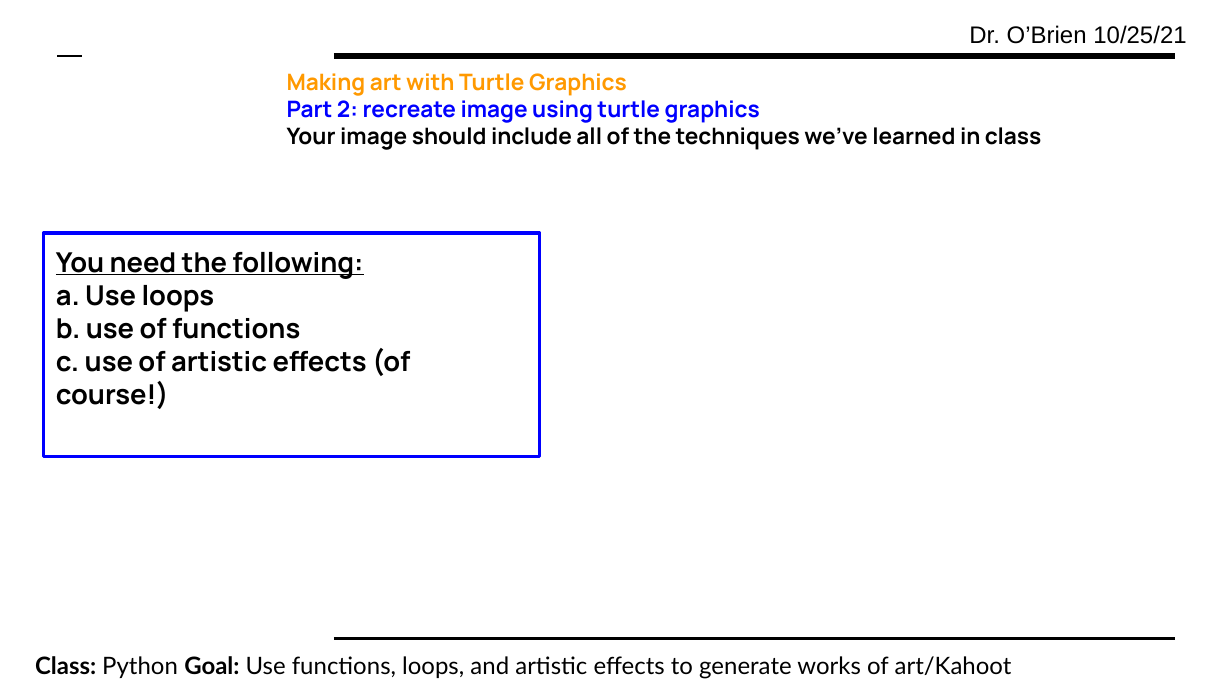
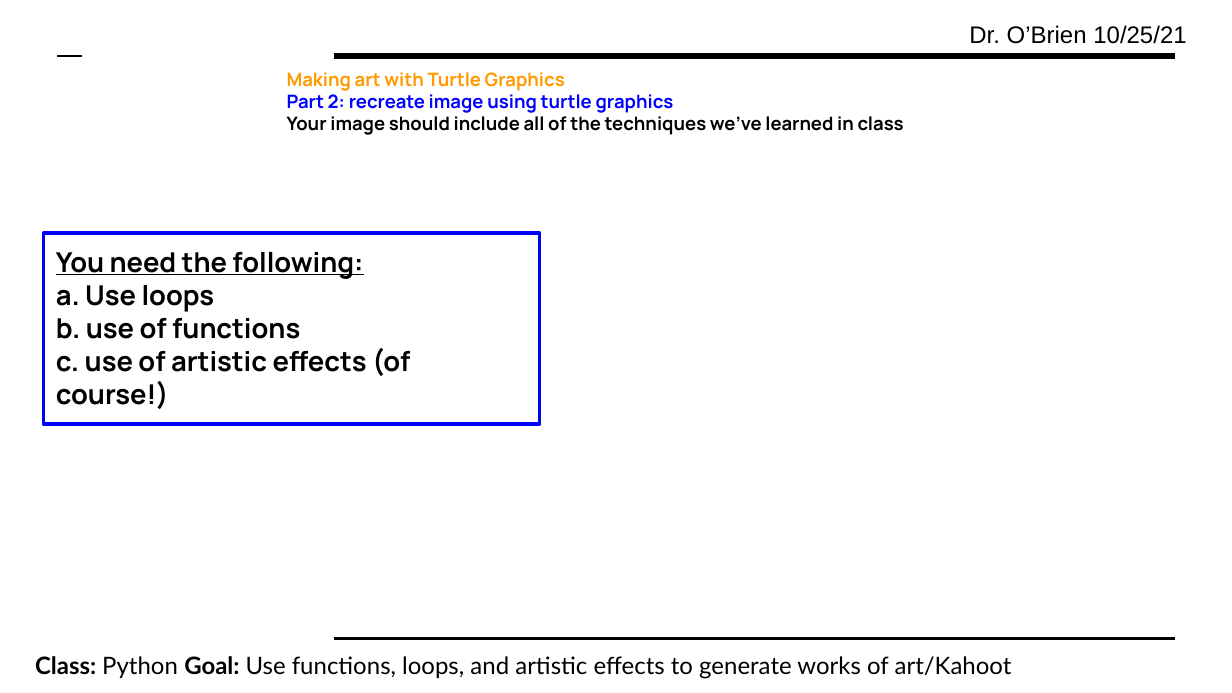
Before and after one commit to cobrien87/work, a slide deck: slide 10 of Print/lesson_61_python.pptx (slide 9 before the commit). Drawn at 1232x693 pixels with LibreOffice and Linux fonts; fonts in the diff are those of the drawing; background and template pictures are left out. Boxes give left, top, right and bottom in pixels: in the first picture for what was removed or moved away, otherwise in the second. Text is boxed around its words. In the diff, an @@ line names an element or a change of style, - is before the commit and + after.

```diff
--- a/Print/lesson_61_python.pptx
+++ b/Print/lesson_61_python.pptx
@@ title "Making art with Turtle Graphics" at box(287, 72, 904, 135): size 13.2 to 10.8 pt @@
@@ rectangle "You need the following:": place and size @@
-rectangle "You need the following:" at box(43, 233, 540, 456)
+rectangle "You need the following:" at box(43, 233, 540, 424)
```
Also in this commit, not shown: 6 other slides changed, 1 slide added, 1 other file.
